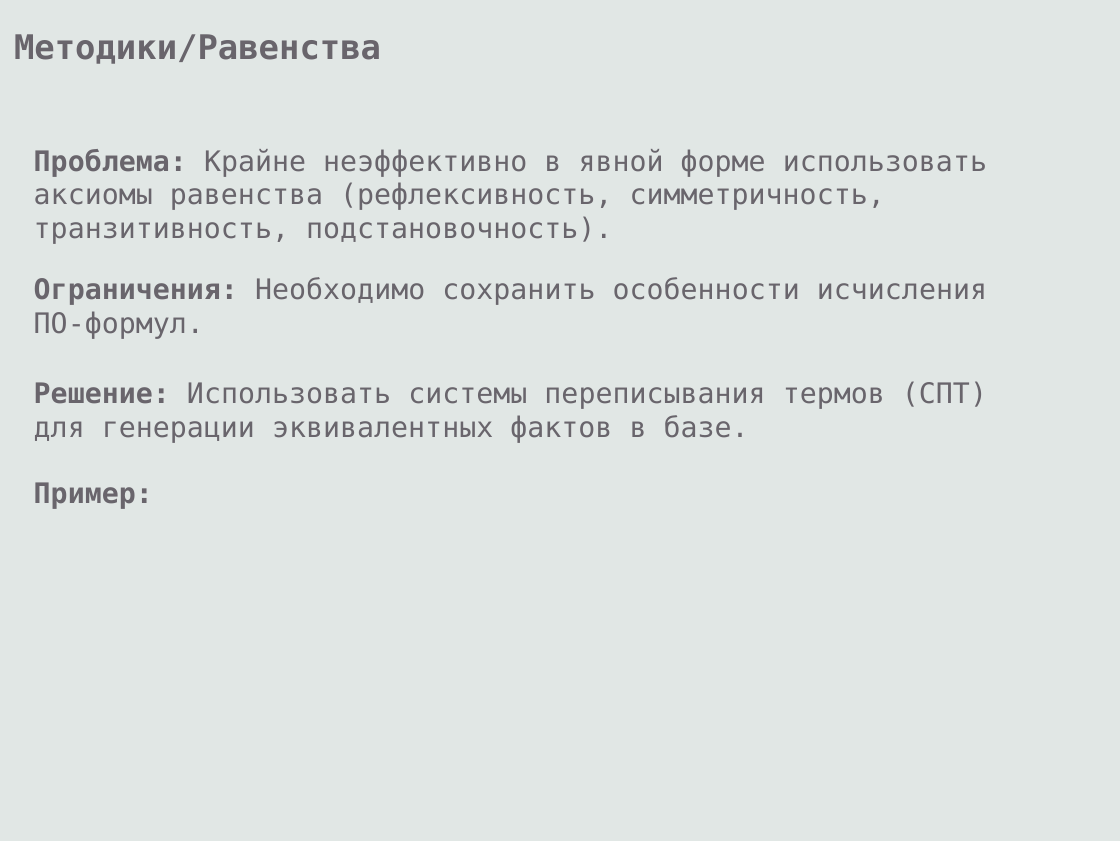
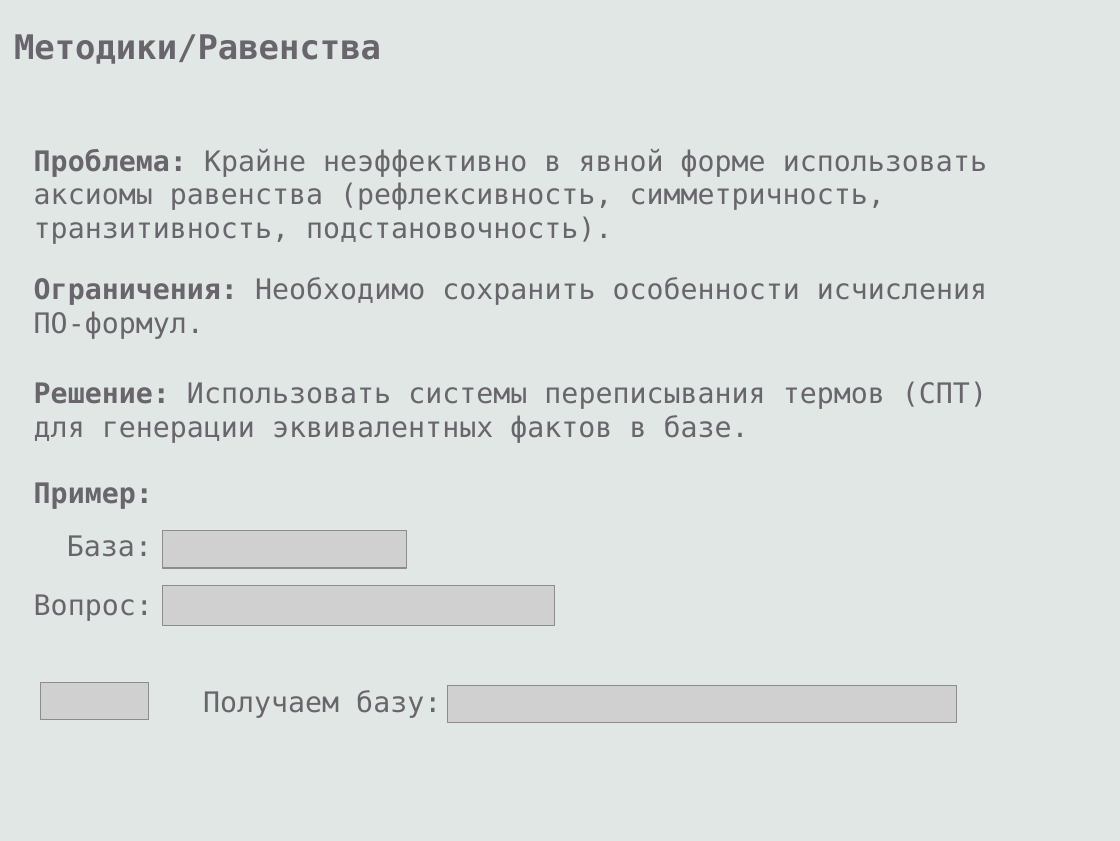
Before and after one commit to eugeneai/prisnif, a slide deck: slide 44 of brick/pres/pacman.odp (slide 40 before the commit). Drawn at 1120x841 pixels with LibreOffice and Linux fonts; fonts in the diff are those of the drawing; grey boxes stand for pictures. Boxes give left, top, right and bottom in pixels: in the first picture for what was removed or moved away, otherwise in the second. Text is boxed around its words. In the diff, an @@ line names an element or a change of style, - is before the commit and + after.

```diff
--- a/brick/pres/pacman.odp
+++ b/brick/pres/pacman.odp
@@ text added at <box>67,535,152,557</box>, 20 pt, text #69656C @@
+База:
@@ picture added at <box>163,531,407,568</box> @@
@@ text added at <box>34,594,153,621</box>, 20 pt, text #69656C @@
+Вопрос:
@@ picture added at <box>163,585,555,625</box> @@
@@ picture added at <box>41,682,149,720</box> @@
@@ picture added at <box>447,685,957,723</box> @@
@@ text added at <box>203,690,441,718</box>, 20 pt, text #69656C @@
+Получаем базу:
```
Also in this commit, not shown: 20 other slides changed, 7 slides added, 1 slide removed, 8 other files.
